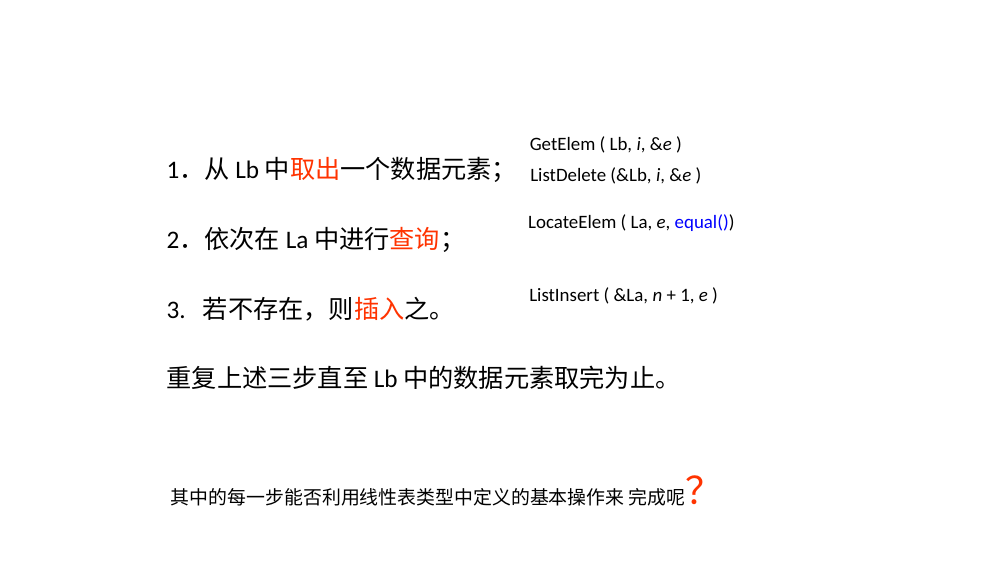
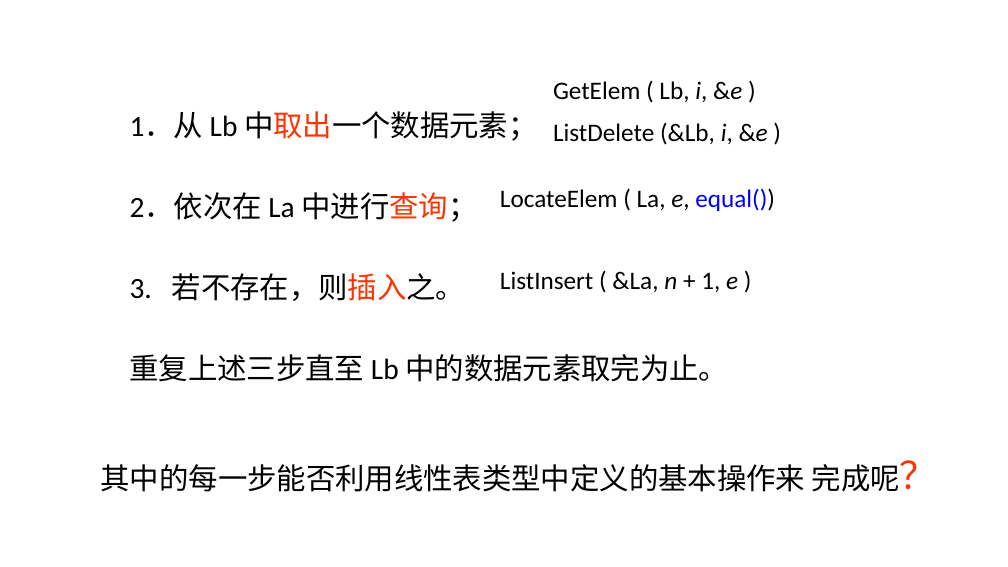
Before and after one commit to Gempittance/Data_Structur_Build, a slide deck: slide 17 of 数据结构PPT/ds2.pptx. Drawn at 1008x567 pixels with LibreOffice and Linux fonts; fonts in the diff are those of the drawing. Boxes give left, top, right and bottom in pixels: in the first picture for what was removed or moved away, otherwise in the second. Text is boxed around its words. In the diff, an @@ line names an element or a change of style, - is before the commit and + after.

```diff
--- a/数据结构PPT/ds2.pptx
+++ b/数据结构PPT/ds2.pptx
@@ text "1．从 Lb 中取出一个数据元素； 2．依次在 La ...": place and size @@
-text "1．从 Lb 中取出一个数据元素； 2．依次在 La ..." at bbox=[167, 156, 680, 389]
+text "1．从 Lb 中取出一个数据元素； 2．依次在 La ..." at bbox=[130, 111, 728, 382]
@@ text "1．从 Lb 中取出一个数据元素； 2．依次在 La ..." at bbox=[130, 111, 728, 382]: size 24 to 28 pt @@
@@ size 18 to 24 pt in 4 elements at bbox=[500, 271, 738, 292], bbox=[500, 188, 775, 211], bbox=[553, 122, 768, 145], bbox=[553, 81, 742, 102] @@
@@ text "GetElem ( Lb, i, &e ...": place and size @@
-text "GetElem ( Lb, i, &e ..." at bbox=[530, 137, 672, 153]
+text "GetElem ( Lb, i, &e ..." at bbox=[553, 81, 742, 102]
@@ text "ListDelete (&Lb, i, &e )": place and size @@
-text "ListDelete (&Lb, i, &e )" at bbox=[530, 167, 691, 184]
+text "ListDelete (&Lb, i, &e )" at bbox=[553, 122, 768, 145]
@@ text "LocateElem ( La, e, equal())": place and size @@
-text "LocateElem ( La, e, equal())" at bbox=[528, 214, 735, 231]
+text "LocateElem ( La, e, equal())" at bbox=[500, 188, 775, 211]
@@ text "ListInsert ( &La, n + ...": place and size @@
-text "ListInsert ( &La, n + ..." at bbox=[529, 288, 708, 304]
+text "ListInsert ( &La, n + ..." at bbox=[500, 271, 738, 292]
@@ text "其中的每一步能否利用线性表类型中定义的基本操作来 完成呢？": place and size @@
-text "其中的每一步能否利用线性表类型中定义的基本操作来 完成呢？" at bbox=[171, 488, 686, 506]
+text "其中的每一步能否利用线性表类型中定义的基本操作来 完成呢？" at bbox=[101, 464, 900, 492]
@@ text "其中的每一步能否利用线性表类型中定义的基本操作来 完成呢？" at bbox=[101, 464, 900, 492]: size 18 to 28 pt @@
```
Also in this commit, not shown: 15 other slides changed.
